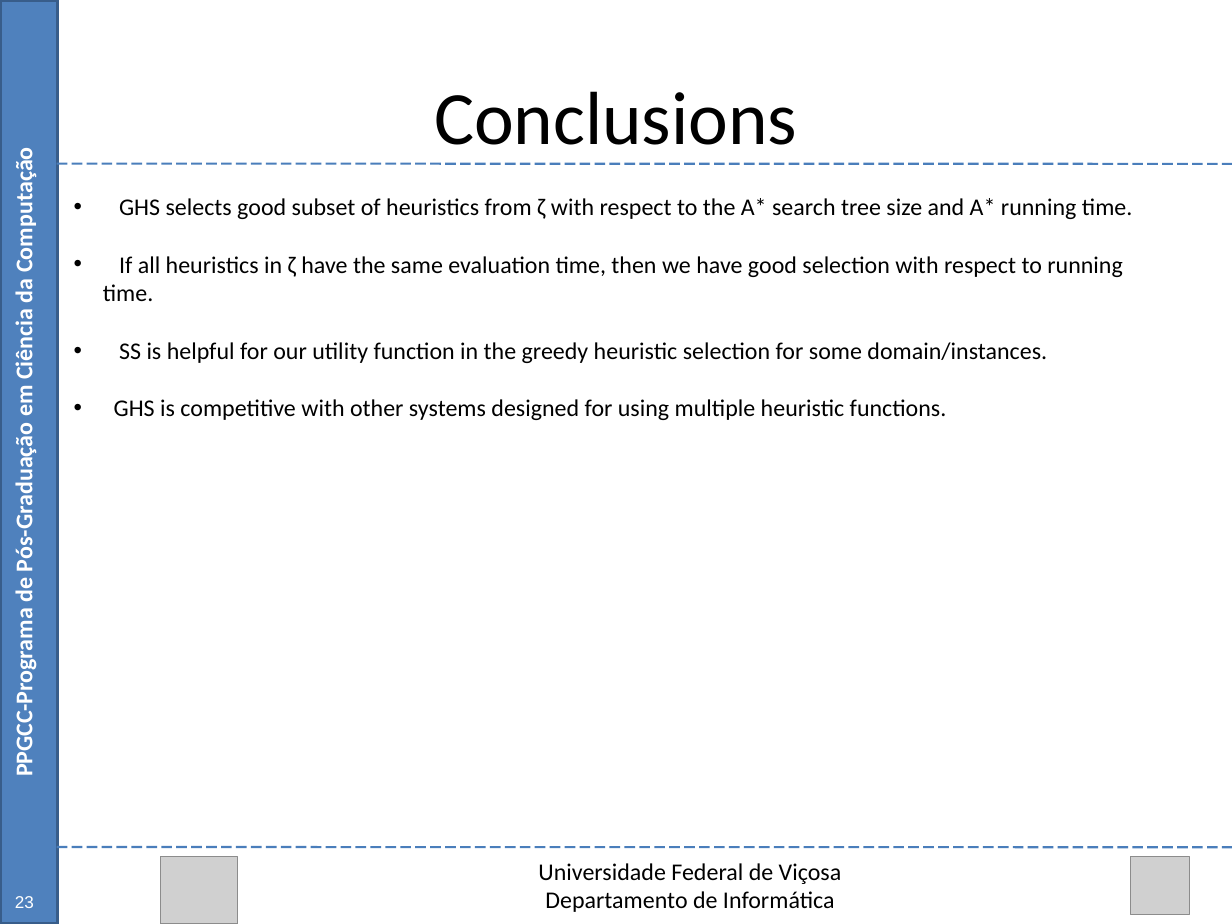
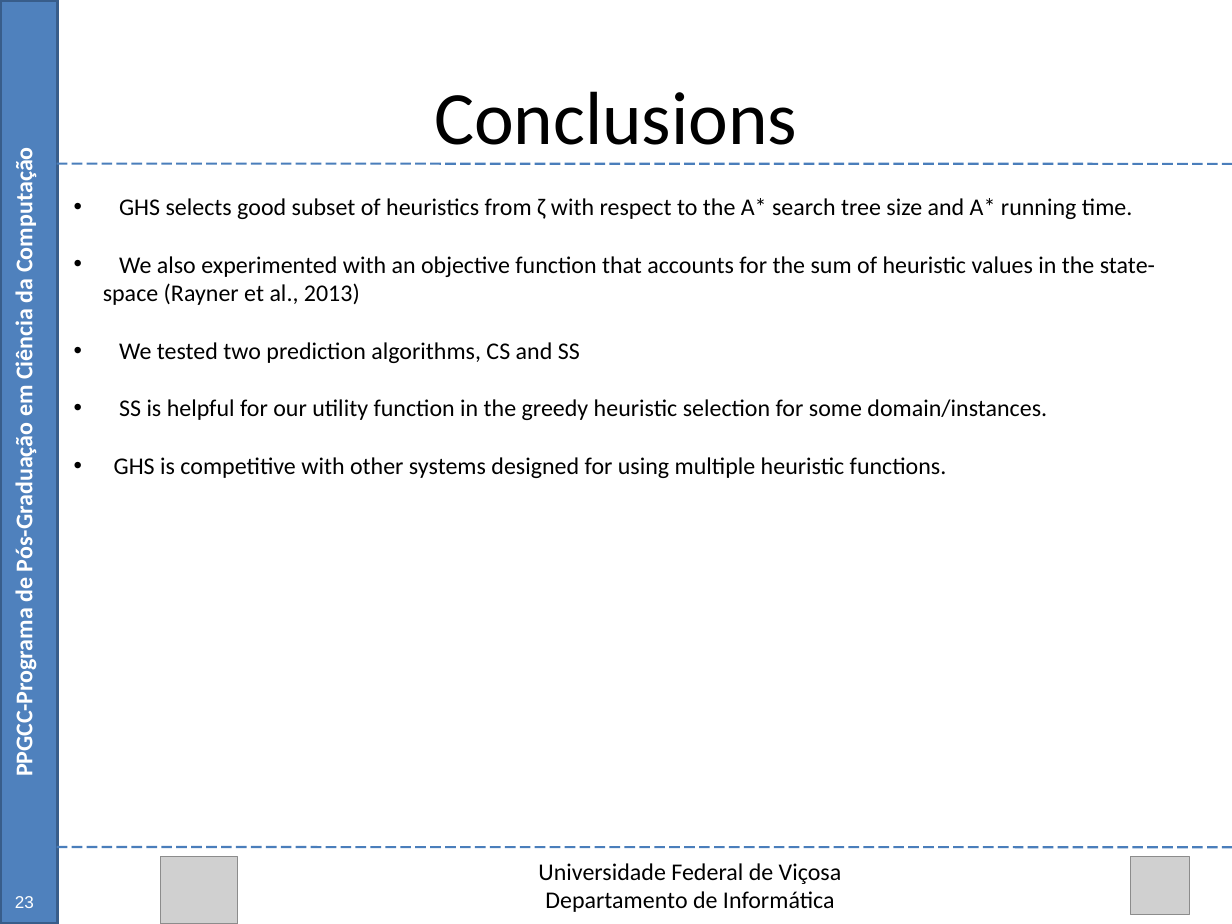
Before and after one commit to Marvinsky/research-marvin, a slide deck: slide 45 of latex/odp/dissertation_v2.odp. Drawn at 1232x924 pixels with LibreOffice and Linux fonts; fonts in the diff are those of the drawing; grey boxes stand for pictures. Boxes give left, top, right and bottom in pixels: in the first picture for what was removed or moved away, otherwise in the second. Text is boxed around its words. In the diff, an @@ line names an element or a change of style, - is before the commit and + after.

```diff
--- a/latex/odp/dissertation_v2.odp
+++ b/latex/odp/dissertation_v2.odp
@@ text at (103, 256, 1155, 363): text changed @@
-• If all heuristics in ζ have the same evaluation time, then we have good selection with respect to running time.
+• We also experimented with an objective function that accounts for the sum of heuristic values in the state-space (Rayner et al., 2013)
+• We tested two prediction algorithms, CS and SS
```
Also in this commit, not shown: 1 other slide changed.
